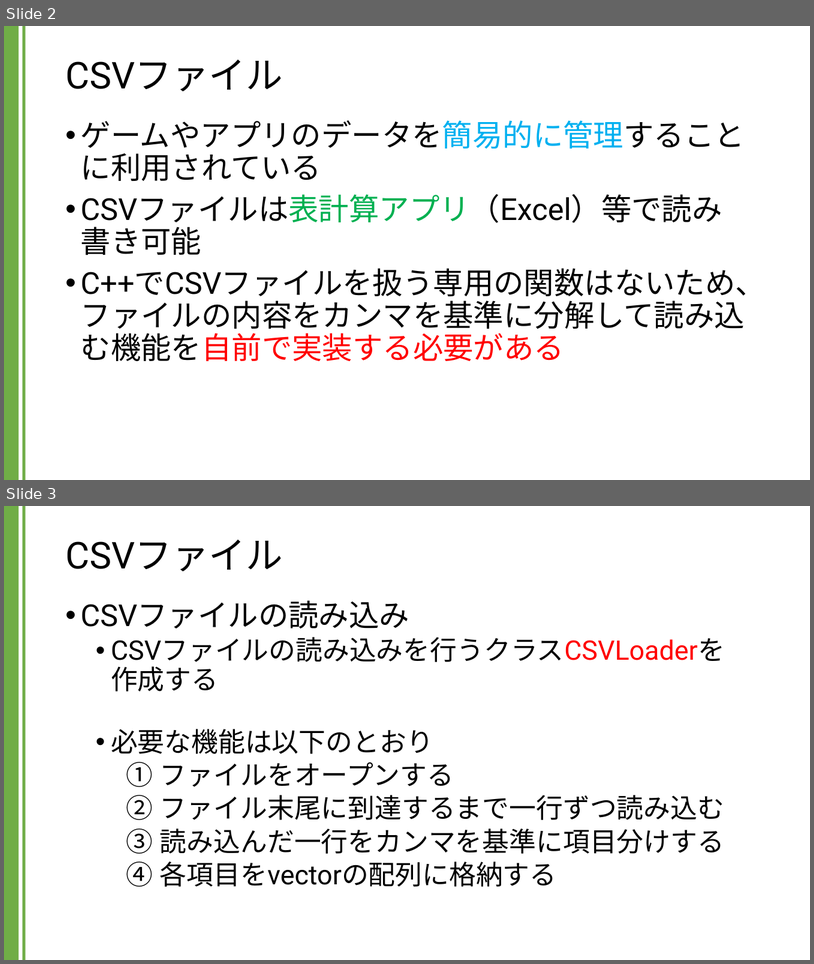
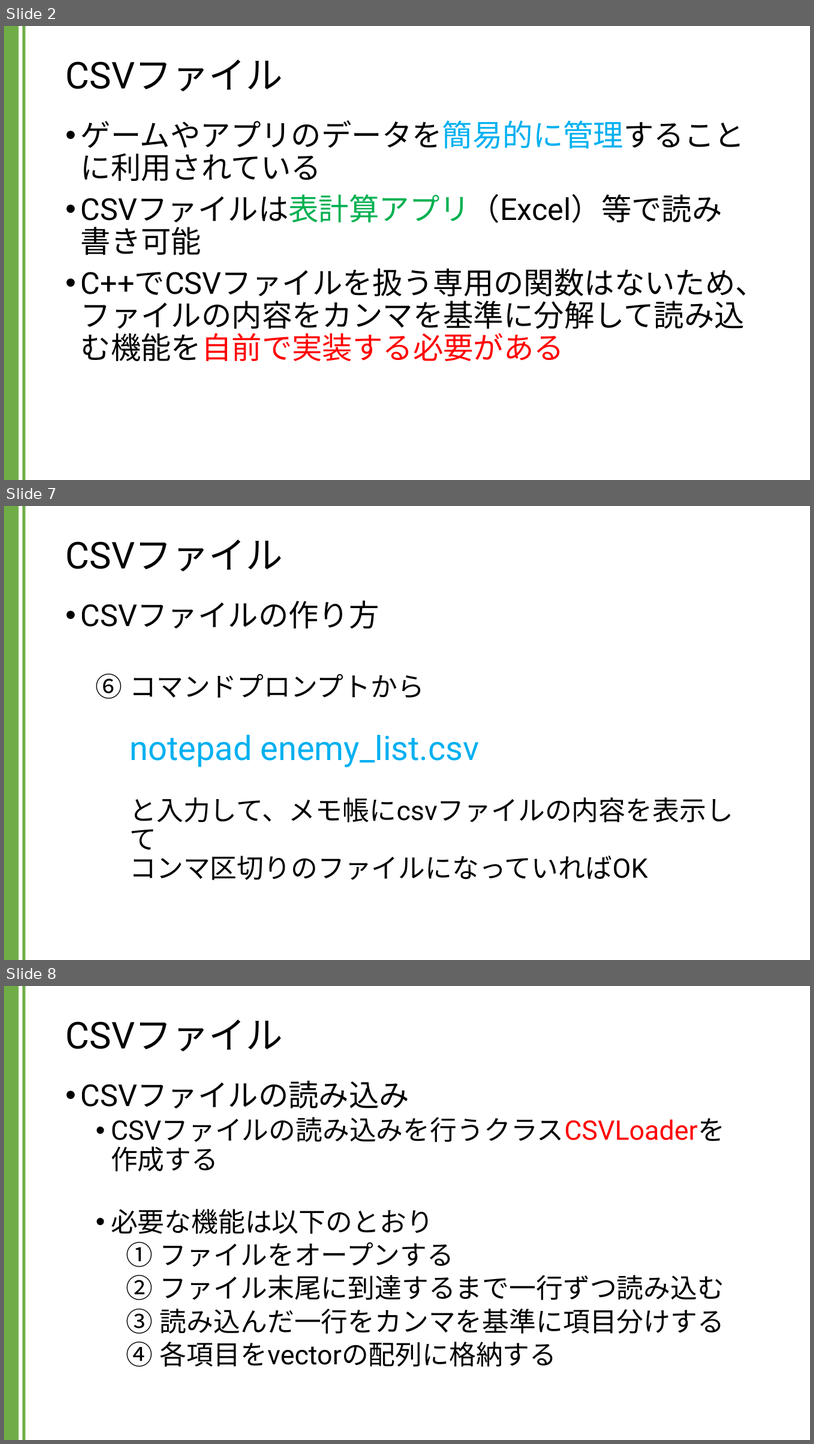
Before and after one commit to kic-murata/cpp2024, a slide deck: 授業資料/講義資料：CSVファイル.pptx. Shown one above the other, each under a label of ours: slides 2 and 3 before the commit, slides 2, 7 and 8 after it; the slides between them are not shown. The pictures are 814x964 and 814x1444 pixels, drawn with LibreOffice and Linux fonts; fonts in the diff are those of the drawing. Boxes give left, top, right and bottom in pixels: in the first picture for what was removed or moved away, otherwise in the second. Text is boxed around its words. In the diff, an @@ line names an element or a change of style, - is before the commit and + after.

```diff
--- a/授業資料/講義資料：CSVファイル.pptx
+++ b/授業資料/講義資料：CSVファイル.pptx
@@ slide 7 added at (4,506,810,960), background #FFFFFF; not listed: 2 template elements that a slide beside it also shows @@
@@ title added at (65,540,282,571), 44 pt, text #000000 @@
+CSVファイル
@@ text added at (81,600,734,880), 32 pt, text #000000 @@
+• CSVファイルの作り方
+  6. コマンドプロンプトから
+     notepad enemy_list.csv
+     と入力して、メモ帳にcsvファイルの内容を表示して
+     コンマ区切りのファイルになっていればOK
@@ what was slide 3 is now slide 8 @@
```
Also in this commit, not shown: 4 other slides added.
